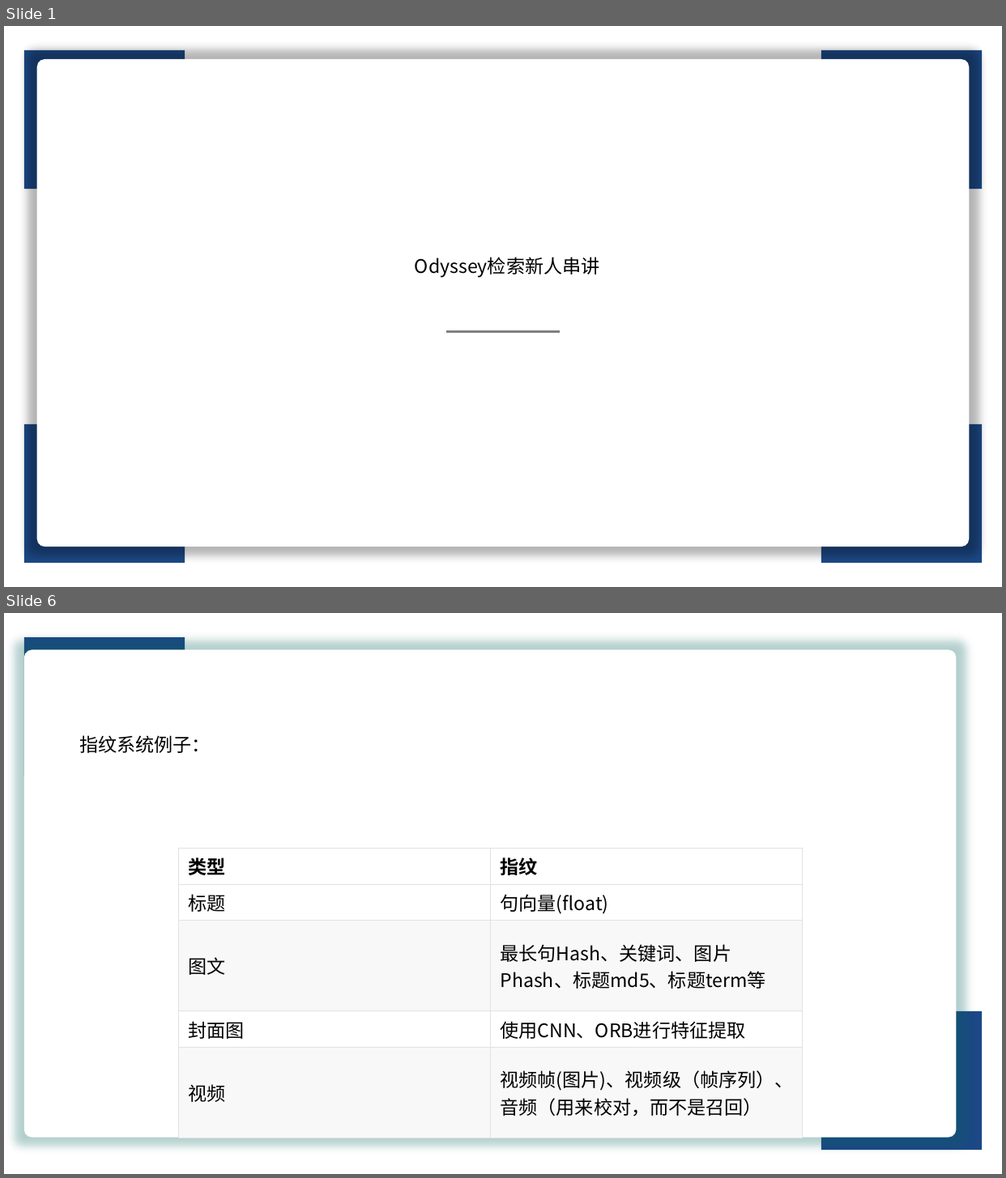
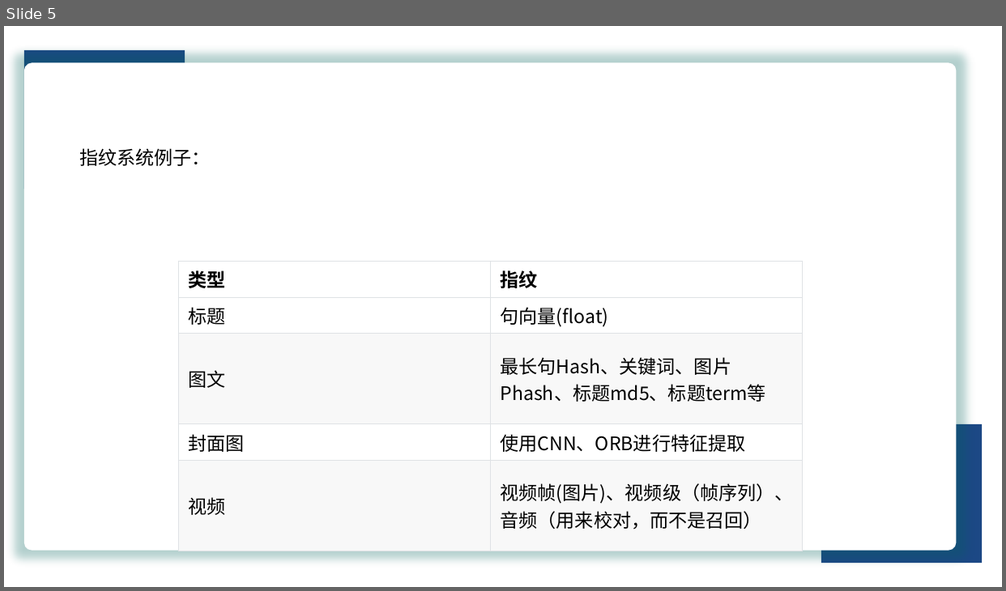
Before and after one commit to Capsfly/intern_share_info, a slide deck: 串讲.pptx. Shown one above the other, each under a label of ours: slides 1 and 6 before the commit, slide 5 after it; the slides between them are not shown. The pictures are 1006x1178 and 1006x591 pixels, drawn with LibreOffice and Linux fonts; fonts in the diff are those of the drawing. Boxes give left, top, right and bottom in pixels: in the first picture for what was removed or moved away, otherwise in the second. Text is boxed around its words. In the diff, an @@ line names an element or a change of style, - is before the commit and + after.

```diff
--- a/串讲.pptx
+++ b/串讲.pptx
@@ slide 1 removed at [4, 26, 1002, 587], background #FFFFFF @@
@@ rectangle removed at [24, 50, 185, 189] @@
@@ rounded rectangle removed at [37, 59, 969, 547] @@
@@ rectangle removed at [821, 50, 982, 189] @@
@@ text removed at [415, 257, 600, 278] @@
-Odyssey检索新人串讲
@@ line removed from (446, 332) to (560, 332) @@
@@ rectangle removed at [24, 425, 185, 563] @@
@@ rectangle removed at [821, 425, 982, 563] @@
@@ what was slide 6 is now slide 5 @@
```
Also in this commit, not shown: 6 slides changed, 10 slides added, 4 other slides removed, 1 other file.
